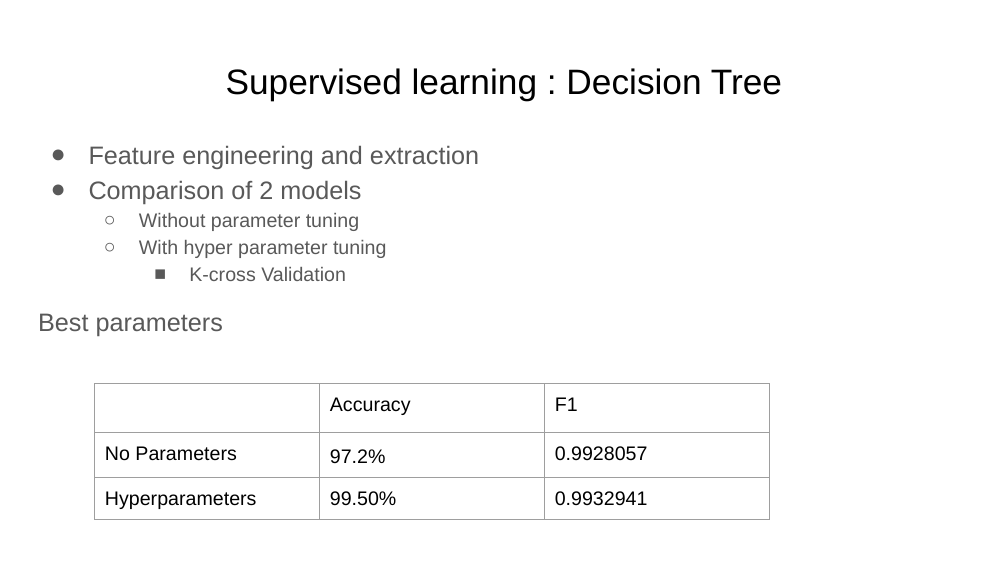
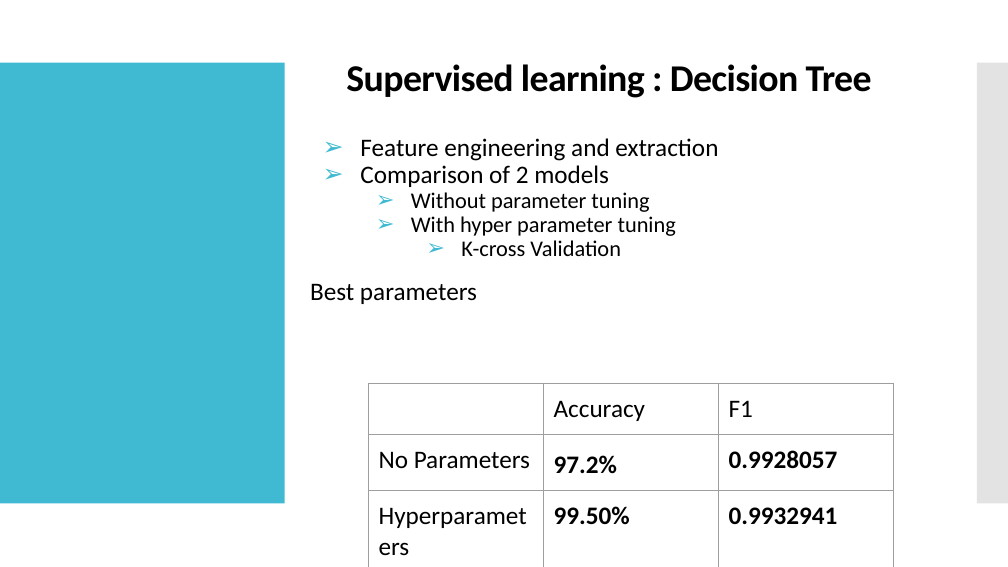
Before and after one commit to darshak-k/RainSenseAI-Project, a slide deck: slide 5 of Documentation/AI PPT.pptx. Drawn at 1008x567 pixels with LibreOffice and Linux fonts; fonts in the diff are those of the drawing. Boxes give left, top, right and bottom in pixels: in the first picture for what was removed or moved away, otherwise in the second. Text is boxed around its words. In the diff, an @@ line names an element or a change of style, - is before the commit and + after.

```diff
--- a/Documentation/AI PPT.pptx
+++ b/Documentation/AI PPT.pptx
@@ title "Supervised learning : Decision Tree": place and size @@
-title "Supervised learning : Decision Tree" at [226, 68, 782, 100]
+title "Supervised learning : Decision Tree" at [346, 64, 872, 98]
@@ title "Supervised learning : Decision Tree" at [346, 64, 872, 98]: size 25.2 to 27 pt, font Arial to Calibri, letter spacing 0 to -0.5 pt, bold on; line spacing 1 to 0.9 @@
@@ rectangle added at [0, 62, 284, 503], fill #40BAD2 @@
@@ rectangle added at [977, 62, 1008, 503], fill #C8C8C8 at 50% opacity @@
@@ text "Feature engineering and extraction": place and size @@
-text "Feature engineering and extraction" at [38, 145, 479, 336]
+text "Feature engineering and extraction" at [310, 138, 718, 304]
@@ text "Feature engineering and extraction" at [310, 138, 718, 304]: font Arial to Calibri, text colour #595959 to #000000; size 14 to 16 pt in "Without parameter tuning", "With hyper parameter tuning", "K-cross Validation"; bullet ● to ➢; line spacing 1.15 to 0.9; bullet colour #595959 to #40BAD2; bullet ○ to ➢; bullet ■ to ➢ @@
@@ table at [369, 384, 895, 529] @@
@@ size 14 to 18 pt, font Arial to Calibri @@
@@ bold on in "97.2%", "0.9928057", "99.50%", "0.9932941" @@
@@ table: place and size @@
-table at [95, 384, 769, 567]
+table at [369, 384, 895, 529]
```
Also in this commit, not shown: 9 other slides changed, 1 slide added, 1 slide removed.
